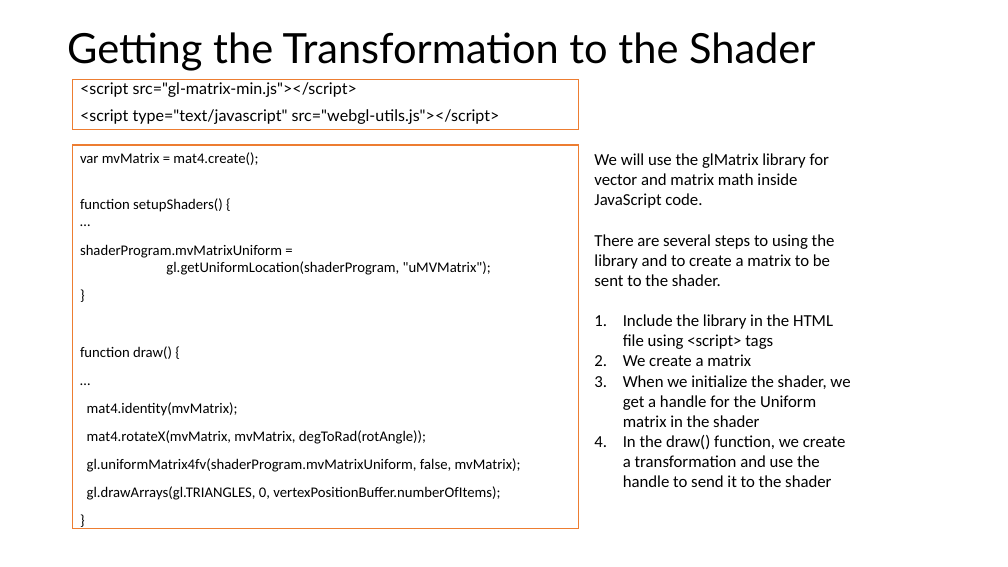
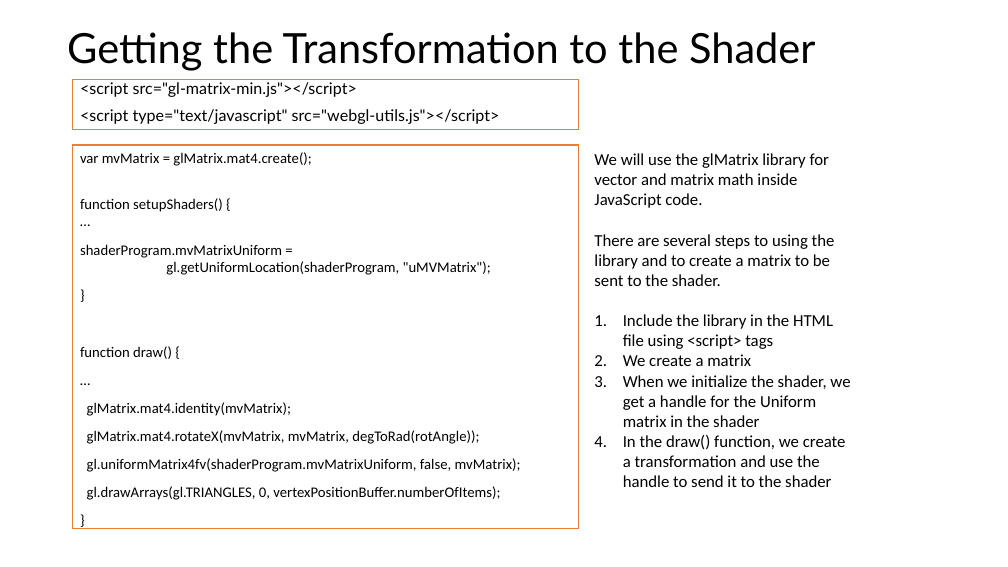
Before and after one commit to illinois-cs418/cs418CourseMaterial, a slide deck: slide 4 of Lectures/CS418-Lecture4-Animation.pptx. Drawn at 1008x567 pixels with LibreOffice and Linux fonts; fonts in the diff are those of the drawing. Boxes give left, top, right and bottom in pixels: in the first picture for what was removed or moved away, otherwise in the second. Text is boxed around its words. In the diff, an @@ line names an element or a change of style, - is before the commit and + after.

```diff
--- a/Lectures/CS418-Lecture4-Animation.pptx
+++ b/Lectures/CS418-Lecture4-Animation.pptx
@@ text in rectangle at (80,152,311,166): text changed @@
-var mvMatrix = mat4.create();
+var mvMatrix = glMatrix.mat4.create();
@@ text in rectangle at (87,402,479,444): text changed @@
-mat4.identity(mvMatrix);
-mat4.rotateX(mvMatrix, mvMatrix, degToRad(rotAngle));
+glMatrix.mat4.identity(mvMatrix);
+glMatrix.mat4.rotateX(mvMatrix, mvMatrix, degToRad(rotAngle));
```
Also in this commit, not shown: 1 other slide changed, 1 slide removed.
